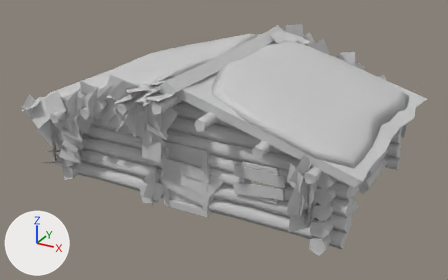
The FBX model Assets/_GreenLeaves/Models/Cabin/SM_Cabin.fbx: old version first, new version second.
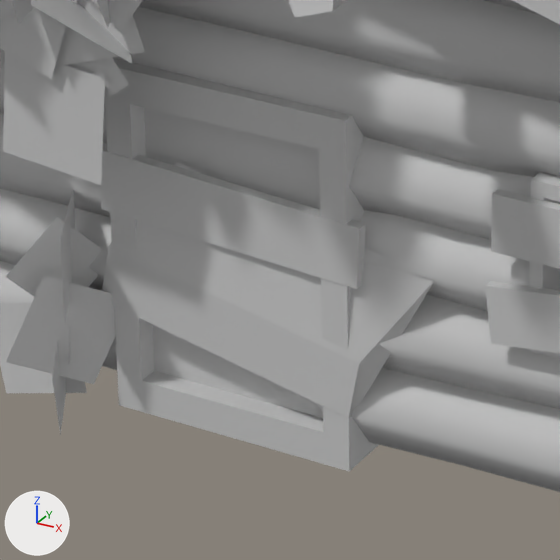
There are two pictures of each version: one whole from a 50 mm lens placed at (0.684, -0.246, 0.72), pointed at (-0.003, 1.003, 0.095), one close up on the part from 32% to 55% of the width and 46% to 84% of the height. Arrows for +X, +Y and +Z are at lower left; the lights stay in place.

The scene before the commit, as lines of its bpy script (objects in view):
```python
me_mesh = bpy.data.meshes.new('Mesh')
me_mesh.from_pydata(...)  # 1851 vertices, 1792 faces; spans x -18.6..18.6, y -0.5..18.9, z -17.9..17.9
me_mesh.materials.append(mat_material__706)  # its picture is missing
me_mesh_001 = bpy.data.meshes.new('Mesh.001')
me_mesh_001.from_pydata(...)  # 720 vertices, 180 faces; spans x -19.6..18.8, y -1.1..19.4, z -18.1..17.2
me_mesh_001.materials.append(mat_material__706)  # its picture is missing
ob_cabin = bpy.data.objects.new('Cabin', me_mesh)
ob_cabin.location = (0.0, 1.0275, 0.0)
ob_cabin.rotation_euler = (-1.571, 0.0, 1.571)  # degrees (-90, 0, 90)
ob_cabin.scale = (-0.0171, -0.0171, -0.0237)
ob_ivy = bpy.data.objects.new('Ivy', me_mesh_001)
ob_ivy.parent = ob_cabin
ob_ivy.location = (0.0, 0.0, 0.0)
```
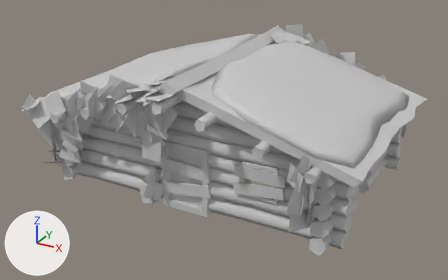
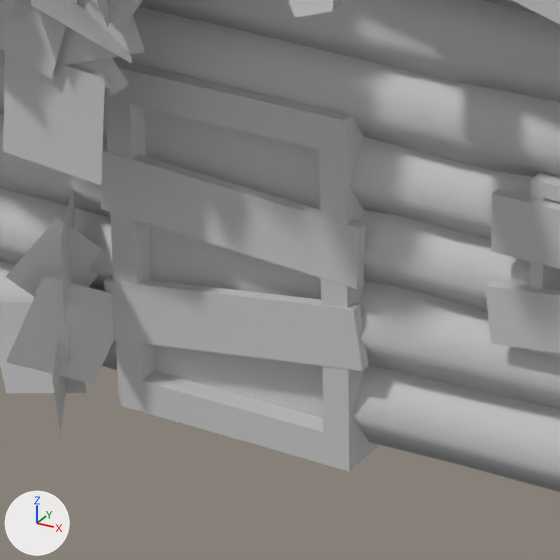
Commit message: Updated Cabin again...

What differs and where, as boxes [x1, y1, x2, y2] in the close-ups (560 x 560 px):
part 1 of me_mesh, added: after [103, 277, 369, 371]
part 2 of me_mesh, deleted: before [102, 162, 435, 418]

The change, as a list of edits to the scene's bpy script:
```text
Change me_mesh:
    where me_mesh.from_pydata(...)  # 1851 vertices, 1792 faces; spans x -18.6..18.6, y -0.5..18.9, z -17.9..17.9
    used by ob_cabin; location = (0.0, 1.0275, 0.0); rotation_euler = (-1.571, 0.0, 1.571), in degrees (-90, 0, 90); scale = (-0.0171, -0.0171, -0.0237)
    me_mesh part 1: the loose piece of 8 vertices spanning x 12.6..12.9, y 4.7..6.8, z -2.6..2.9 is copied, and the copy is turned -14.9 degrees about the x axis through its middle and scaled by 1.01, then moved by (0.0, -3.0, 0.0); it spans x 12.6..12.9, y 1.5..4.2, z -2.6..2.9
    me_mesh part 2: the loose piece of 8 vertices spanning x 12.6..12.9, y 1.1..6.8, z -2.7..4.3 is deleted
```
